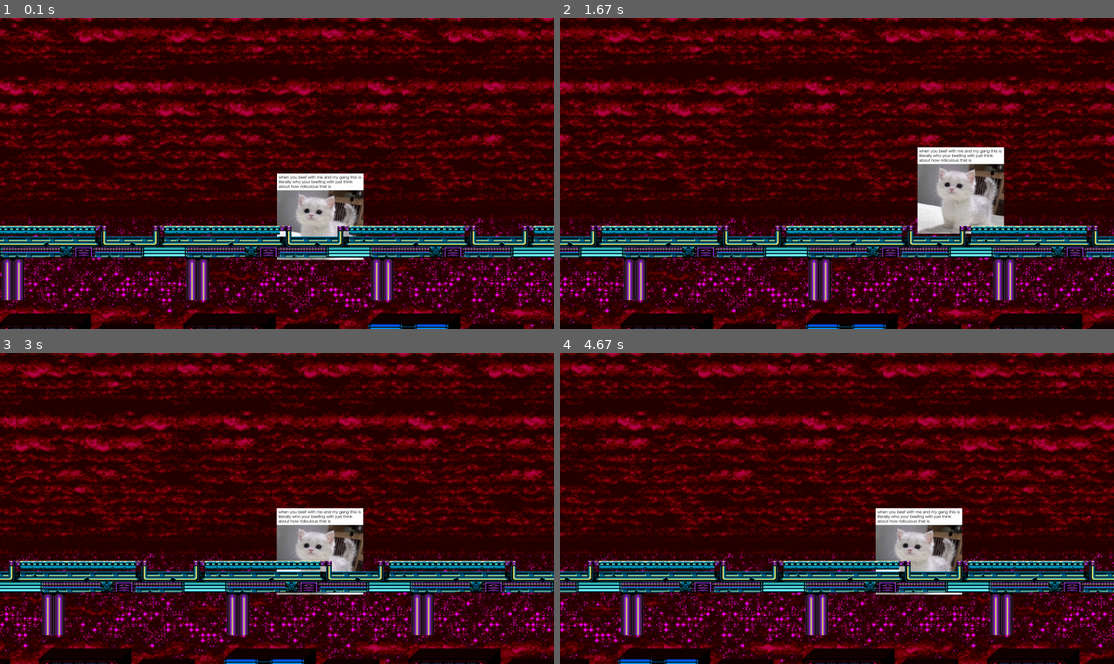
Above: before the commit, frames 1-4 (two rows, left to right).
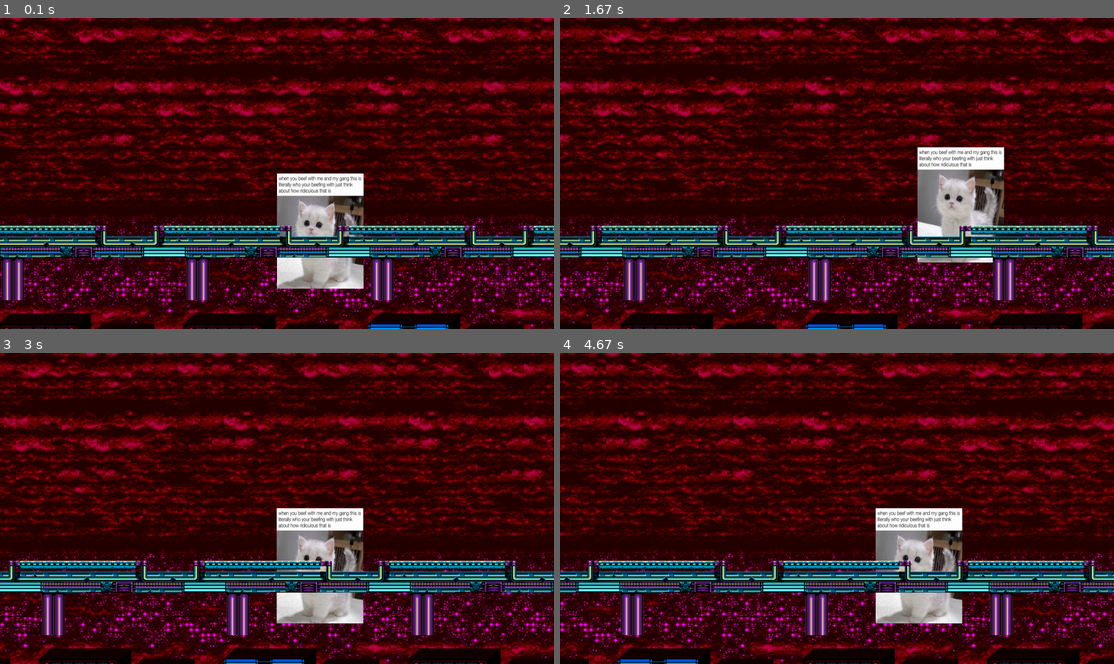
Above: after the commit, the same moments.

Repository: staten-island-tech/oop-adventures-j-a-m-squad
Game: pygame game, started from Stardust Speedway Zone.py
Same seed, same stepped clock (60 frames per second), same inputs: the game is played once before the commit and once after it.
Inputs:
- Up to frame 1 (0.1 s): no input
- Up to frame 2 (1.67 s): hold Right 0.33-0.8 s; hold Up 0.83-1.13 s; hold Right 1.17-1.63 s
- Up to frame 3 (3 s): hold Left 1.67-2.2 s; hold Down 2.23-2.53 s; hold Left 2.57-2.97 s
- Up to frame 4 (4.67 s): hold Up 3-3.37 s; hold Right 3.4-4.03 s; hold Down 4.07-4.43 s; hold Left from 4.47 s (still down)

The runs differ from the first frame. In frame 1, 3.2% of the frame differs, in the area x 50-66%, y 50-88%; in frame 2, 2.8%; in frame 3, 3.2%; in frame 4, 3.2%, in the area x 56-73%, y 50-87%.

Commit message:
SEGASONIC CD

Diff:
--- a/Stardust Speedway Zone.py
+++ b/Stardust Speedway Zone.py
@@ -18,8 +18,8 @@
 pygame.mixer.music.load("assets\music\Stardust Speedway Bad Future.ogg")
 pygame.mixer.music.play(-1)
 #Load and scale Player
-berkovich = pygame.image.load("assets\images\characters\egghead.jpeg")
-berkovich = pygame.transform.scale(berkovich, (300,300))
+player = pygame.image.load("assets\images\characters\egghead.jpeg")
+player = pygame.transform.scale(player, (300,400))
 #Loads our Background and Foreground
 bg = pygame.image.load("assets\images\stages\Stardust Speedway\stardustBg.png").convert()
 fg = pygame.image.load("assets\images\stages\Stardust Speedway\stardustFloor.png").convert_alpha()
@@ -52,7 +52,7 @@
     if abs(scroll) > bg_width:
         scroll = 0
     #Adds our Player
-    screen.blit(berkovich, player_pos)
+    screen.blit(player, player_pos)
     #Add the foreground after the player for layering
     for i in range(0, tiles):
         screen.blit(fg, (i * bg_width + scroll - bg_width, -100))
